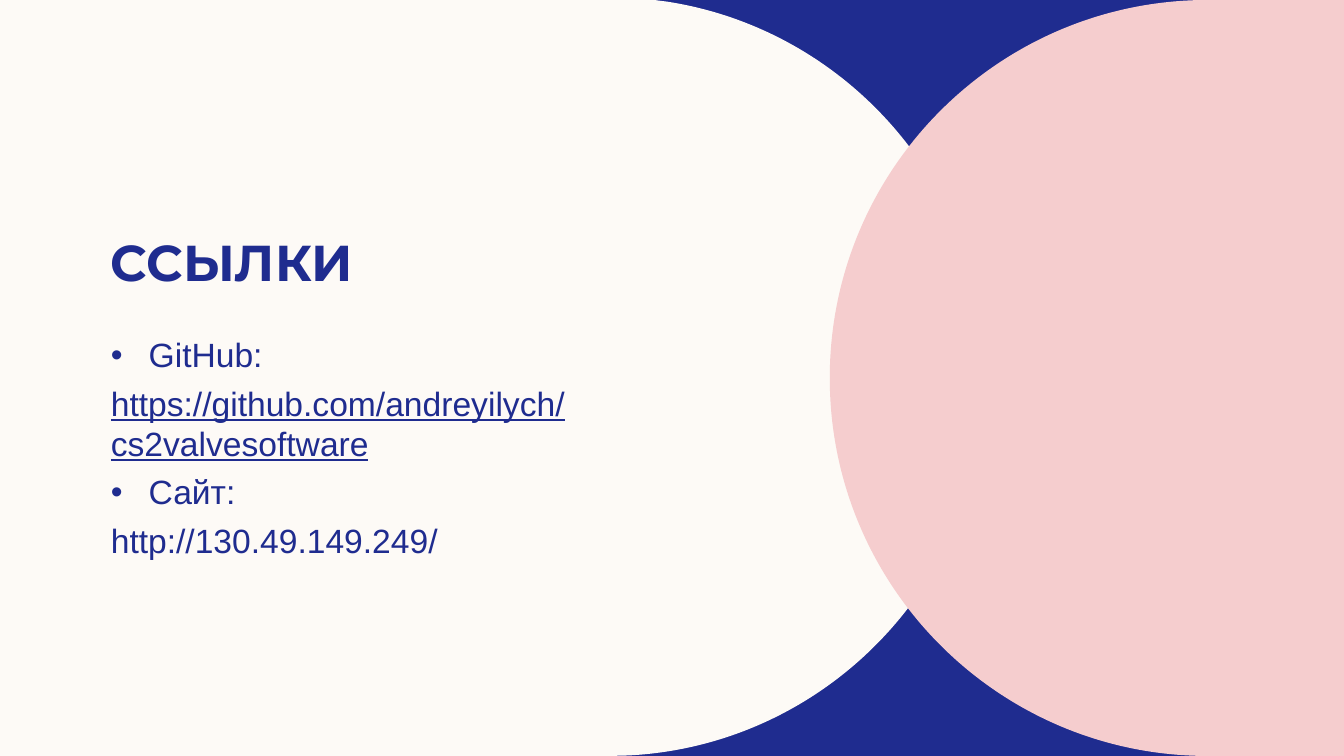
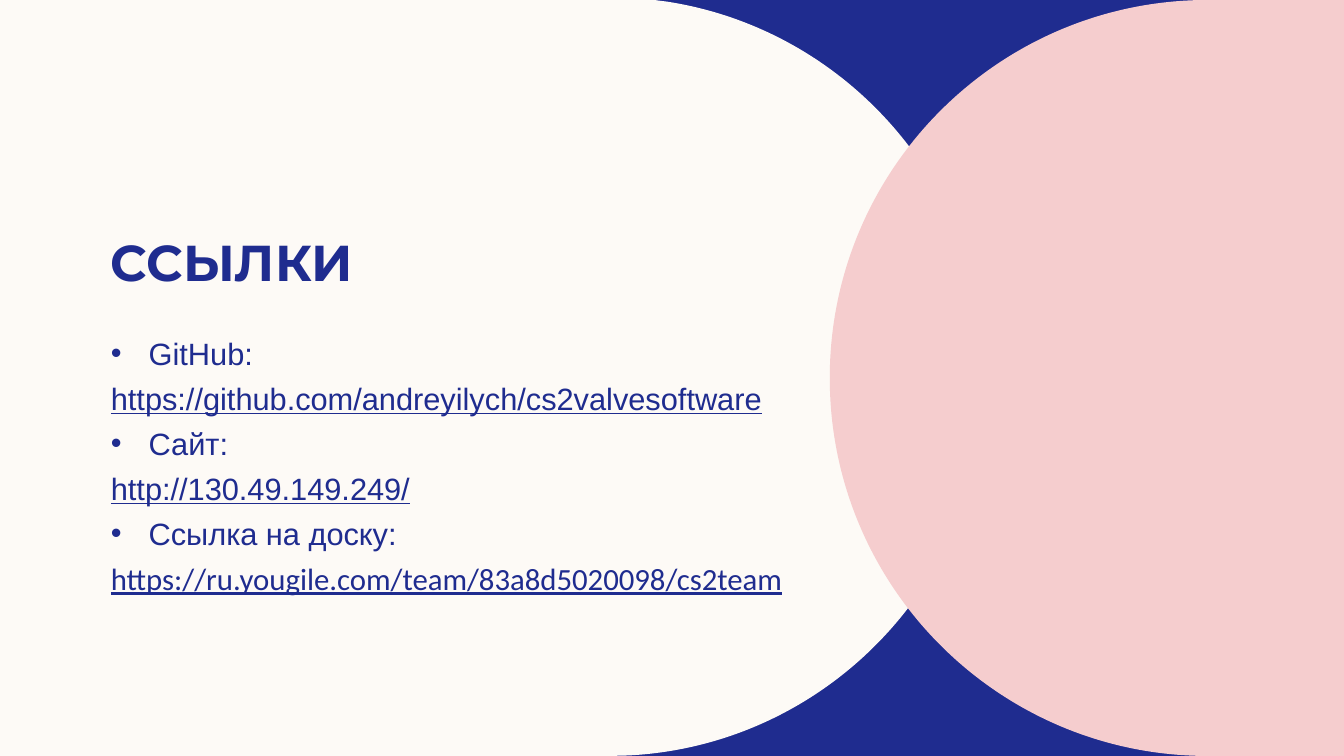
Before and after one commit to andreyilych/cs2valvesoftware, a slide deck: slide 30 of анализатор подозрительности доменных имен (DNS).pptx. Drawn at 1344x756 pixels with LibreOffice and Linux fonts; fonts in the diff are those of the drawing; background and template pictures are left out. Boxes give left, top, right and bottom in pixels: in the first picture for what was removed or moved away, otherwise in the second. Text is boxed around its words. In the diff, an @@ line names an element or a change of style, - is before the commit and + after.

```diff
--- a/анализатор подозрительности доменных имен (DNS).pptx
+++ b/анализатор подозрительности доменных имен (DNS).pptx
@@ subtitle at [111, 342, 762, 505]: size 24 to 22 pt in "GitHub:", "https://github.com/andreyilych/cs2valvesoftware", "Сайт:", "http://130.49.149.249/"; underline on in "http://130.49.149.249/" @@
@@ subtitle at [111, 523, 782, 596]: paragraphs added @@
+• Ссылка на доску:
+https://ru.yougile.com/team/83a8d5020098/cs2team
```
Also in this commit, not shown: 6 other slides changed, 1 slide added, 1 slide removed.
